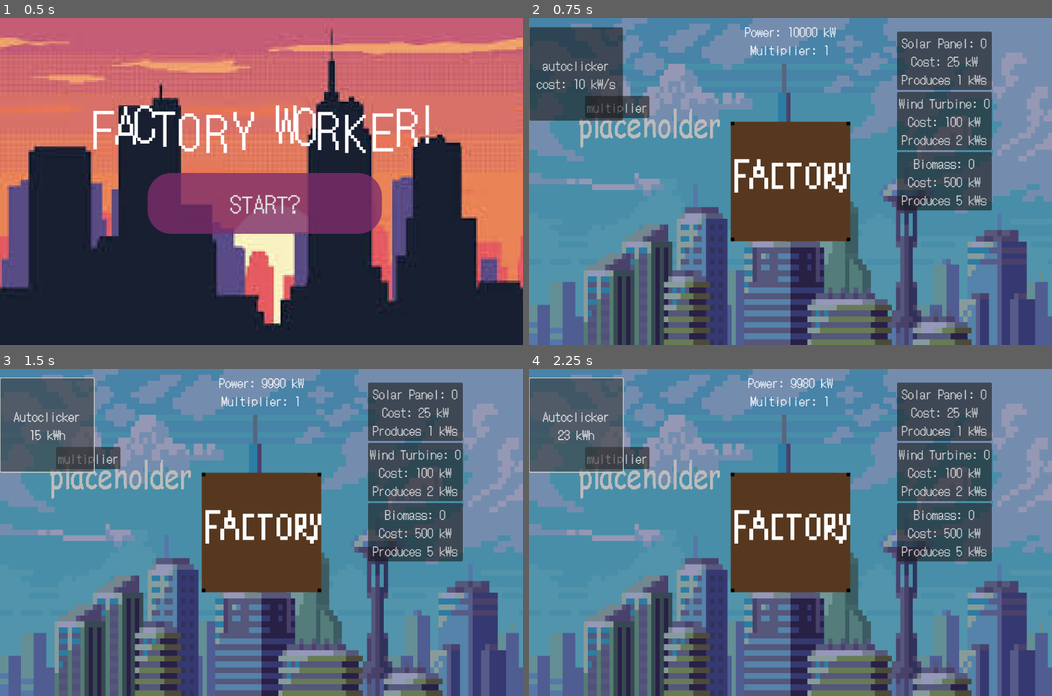
Above: before the commit, frames 1-4 (two rows, left to right).
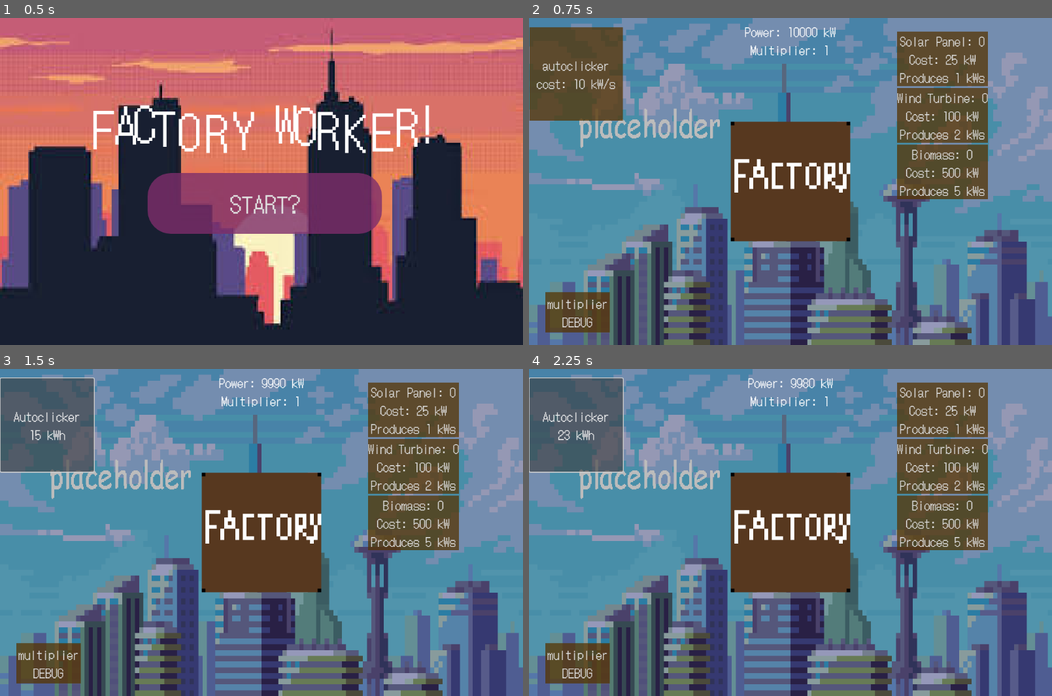
Above: after the commit, the same moments.

Repository: chu0029/SusGame
Game: Godot game, scene res://scenes/menu_start.tscn
Two runs of this game, one before a commit and one after it. Both use one fixed random seed, a clock stepped at 60 frames per second and the inputs below.
Inputs:
- Up to frame 1 (0.5 s): no input
- Up to frame 2 (0.75 s): click "START?" at 0.5 s
- Up to frame 3 (1.5 s): click "autoclicker cost: 10 kW/s" at 1.25 s
- Up to frame 4 (2.25 s): click "Autoclicker 15 kWh" at 2 s

Frame 1 is identical in both runs. In frame 2, 17% of the frame differs, in the area x 0-89%, y 2-97%; in frame 3, 12%; in frame 4, 12%.

Commit message:
Added bgm

Diff:
--- a/TEST_style_box_flat.tres
+++ b/TEST_style_box_flat.tres
@@ -1,3 +1,6 @@
 [gd_resource type="StyleBoxFlat" format=3 uid="uid://bmd8e1tc2yjsf"]
 
 [resource]
+content_margin_left = 0.0
+content_margin_right = 0.0
+bg_color = Color(0.333333, 0.2, 0, 0.745098)
--- a/gametest.tres
+++ b/gametest.tres
@@ -1,7 +1,9 @@
-[gd_resource type="Theme" load_steps=2 format=3 uid="uid://yfe8see4c3cw"]
+[gd_resource type="Theme" load_steps=3 format=3 uid="uid://yfe8see4c3cw"]
 
 [ext_resource type="FontFile" uid="uid://dd1g3ubwksw" path="res://DOTGOTHIC16.TTF" id="1_0q0bg"]
+[ext_resource type="StyleBox" uid="uid://bmd8e1tc2yjsf" path="res://TEST_style_box_flat.tres" id="1_1prqb"]
 
 [resource]
 default_font = ExtResource("1_0q0bg")
 default_font_size = 26
+Button/styles/normal = ExtResource("1_1prqb")
--- a/scenes/gametest.tscn
+++ b/scenes/gametest.tscn
@@ -6,8 +6,9 @@
 [ext_resource type="Theme" uid="uid://yfe8see4c3cw" path="res://gametest.tres" id="3_34im5"]
 [ext_resource type="AudioStream" uid="uid://bou11k5vvk7ai" path="res://e_s015.ogg" id="5_1dvly"]
 [ext_resource type="Texture2D" uid="uid://i6623btw2mrp" path="res://background placeholder.png" id="6_i0h8x"]
+[ext_resource type="AudioStream" uid="uid://cbjhbqsh1ymx0" path="res://PYRAMID - banana marmalade.ogg" id="7_t82je"]
 
-[node name="Control" type="Control" node_paths=PackedStringArray("counter", "multipcounter", "timer", "soundfactory", "soundupgrade", "autoclicker", "solarpanel", "windturbine", "biomass")]
+[node name="Control" type="Control" node_paths=PackedStringArray("counter", "multipcounter", "timer", "soundfactory", "soundupgrade", "bgm", "autoclicker", "solarpanel", "windturbine", "biomass")]
 layout_mode = 3
 anchors_preset = 15
 anchor_right = 1.0
@@ -20,6 +21,7 @@
 timer = NodePath("Timer")
 soundfactory = NodePath("factory/soundfactory")
 soundupgrade = NodePath("soundupgrade")
+bgm = NodePath("Pyramid-BananaMarmalade")
 autoclicker = NodePath("autoclicker")
 solarpanel = NodePath("ScrollContainer/HBoxContainer/VBoxContainer/solarpanel")
 windturbine = NodePath("ScrollContainer/HBoxContainer/VBoxContainer/windturbine")
@@ -28,6 +30,7 @@
 [node name="TextureRect" type="TextureRect" parent="."]
 z_index = -1
 custom_minimum_size = Vector2(1120, 700)
+layout_mode = 0
 offset_right = 1120.0
 offset_bottom = 700.0
 texture = ExtResource("6_i0h8x")
@@ -67,12 +70,13 @@
 
 [node name="multiplier" type="Button" parent="."]
 layout_mode = 0
-offset_left = 120.0
-offset_top = 167.0
-offset_right = 221.0
-offset_bottom = 198.0
+offset_left = 35.0
+offset_top = 587.0
+offset_right = 173.0
+offset_bottom = 673.0
 theme = ExtResource("3_34im5")
 text = "multiplier
+DEBUG
 "
 
 [node name="multipcounter" type="Label" parent="."]
@@ -140,6 +144,9 @@
 Cost: 500 kW
 Produces 5 kWs"
 
+[node name="Pyramid-BananaMarmalade" type="AudioStreamPlayer" parent="."]
+stream = ExtResource("7_t82je")
+
 [connection signal="timeout" from="Timer" to="." method="_on_timer_timeout"]
 [connection signal="pressed" from="factory" to="." method="_on_factory_pressed"]
 [connection signal="pressed" from="multiplier" to="." method="_on_multiplier_pressed"]
--- a/scripts/gametest.gd
+++ b/scripts/gametest.gd
@@ -3,8 +3,11 @@
 @export var counter: RichTextLabel
 @export var multipcounter: Label
 @export var timer: Timer
+
 @export var soundfactory: AudioStreamPlayer
 @export var soundupgrade: AudioStreamPlayer
+@export var bgm: AudioStreamPlayer
+
 @export var autoclicker: Button
 @export var solarpanel: Button
 @export var windturbine: Button
@@ -25,6 +28,7 @@
 # Called when the node enters the scene tree for the first time.
 func _ready() -> void:
 	UpdateLabelText()
+	bgm.play()
 
 func _process(delta: float) -> void:
 	UpdateLabelText()
Not shown, added: PYRAMID - banana marmalade.ogg.import
Not shown: 1 places in scenes/gametest.tscn that only renumber resources
Not shown, added: PYRAMID - banana marmalade.ogg
Not shown, added: scenes/10.Banana Marmalade.m4a
